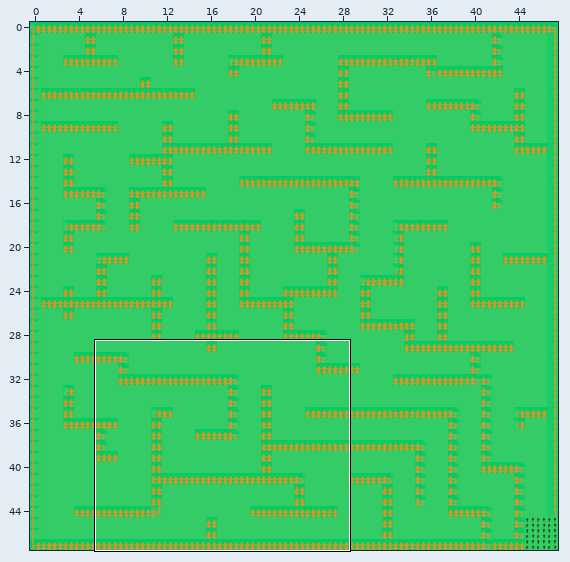
A Tiled map gets an edit: Resources/map/maze02.tmx. The first picture is a wide view before the edit; the outline marks the close-up.
Close-up. Before the commit:
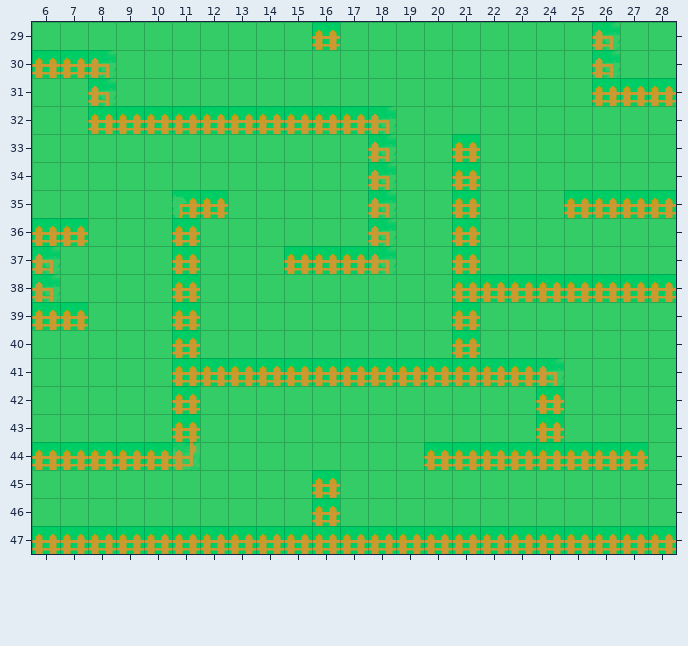
Cells are 32x32 px. Shown: x 6..28, y 29..47. The commit also changed other parts of the map, which this record leaves out. Not drawn, because the pictures are missing: unchanged layer "collidable".
The same view after the edit:
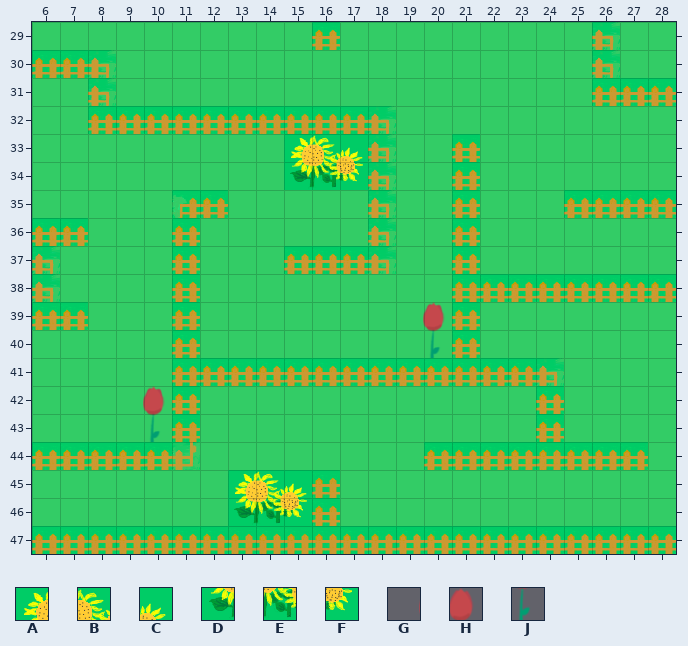
Key: from "ground": A 20, B 21, C 22, D 30, E 31, F 32, G 40, H 41, J 51.
_ is an empty cell.
Tiles of an added or newly shown layer are drawn over the layers below it.
Diff:
Layer "flower" (added):
The edit adds tile A in row 33 at x 15; in row 45 at x 13.
The edit adds tile B in row 33 at x 16; in row 45 at x 14.
The edit adds tile C in row 33 at x 17; in row 45 at x 15.
The edit adds tile D in row 34 at x 15; in row 46 at x 13.
The edit adds tile E in row 34 at x 16; in row 46 at x 14.
The edit adds tile F in row 34 at x 17; in row 46 at x 15.
The edit adds tile G in row 39 at x 19; in row 42 at x 9.
The edit adds tile H in row 39 at x 20; in row 42 at x 10.
The edit adds tile J in row 40 at x 20; in row 43 at x 10.
Changed places in both close-ups, as pixel boxes (x1, y1, x2, y2):
added: (284, 134, 368, 190)
added: (423, 302, 445, 358)
added: (143, 386, 165, 442)
added: (228, 470, 312, 526)
